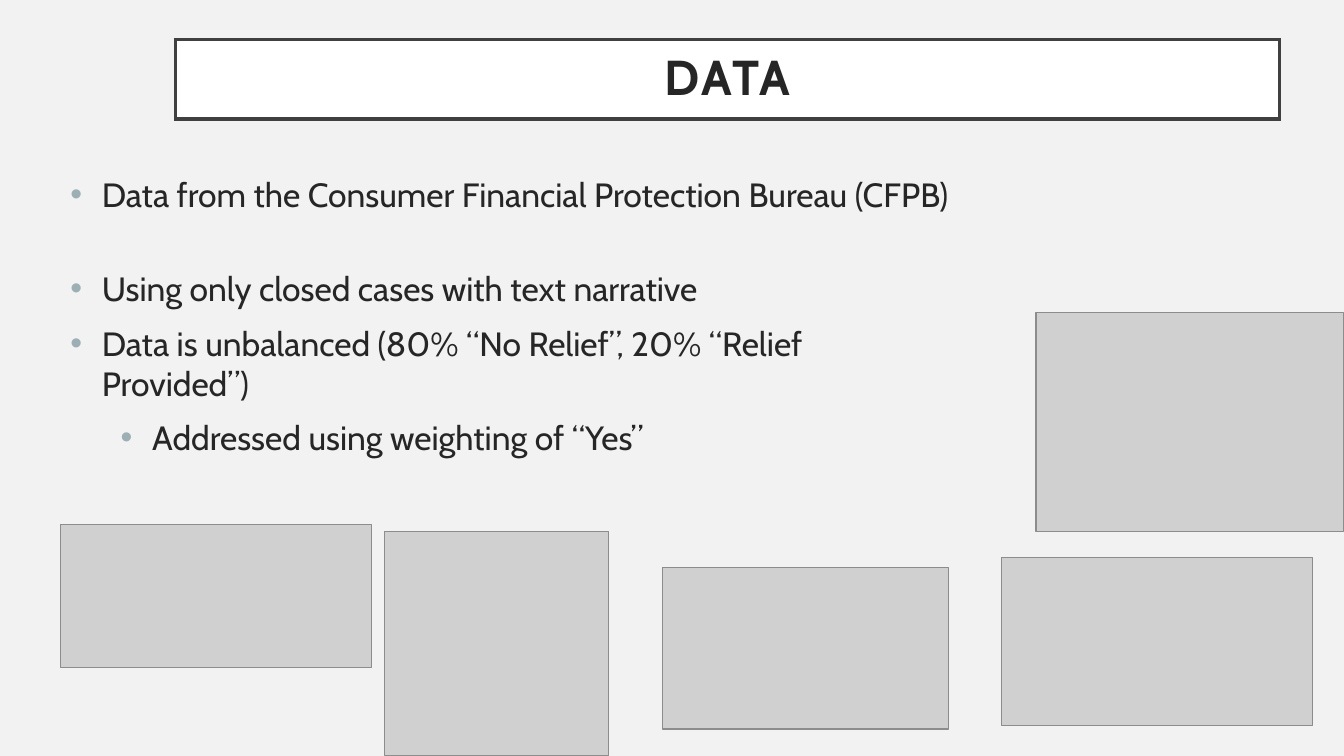
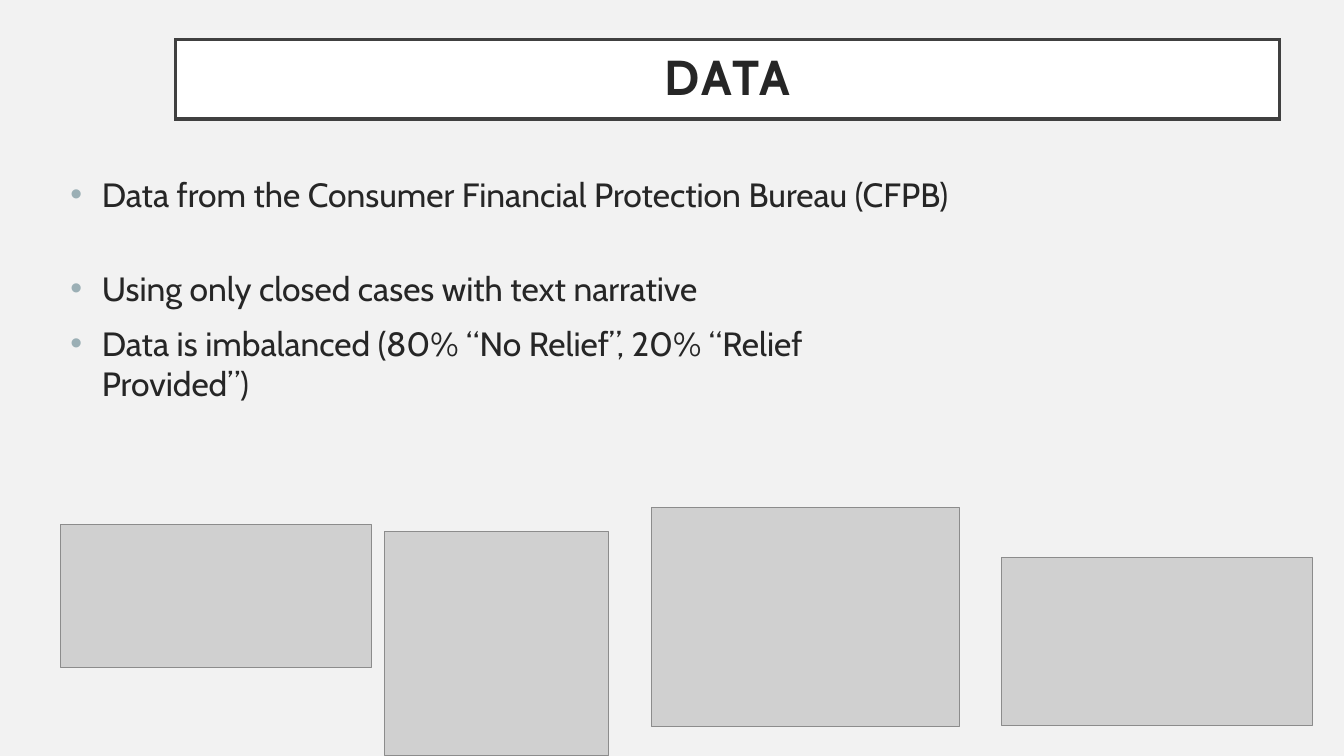
Before and after one commit to ChrisMichael11/Consumer_Complaint_Project, a slide deck: slide 4 of ppt/Consumer_Complaints.pptx. Drawn at 1344x756 pixels with LibreOffice and Linux fonts; fonts in the diff are those of the drawing; grey boxes stand for pictures. Boxes give left, top, right and bottom in pixels: in the first picture for what was removed or moved away, otherwise in the second. Text is boxed around its words. In the diff, an @@ line names an element or a change of style, - is before the commit and + after.

```diff
--- a/ppt/Consumer_Complaints.pptx
+++ b/ppt/Consumer_Complaints.pptx
@@ text at box(102, 330, 803, 401): text changed @@
-• Data is unbalanced (80% “No Relief”, 20% “Relief Provided”)
-  • Addressed using weighting of “Yes”
+• Data is imbalanced (80% “No Relief”, 20% “Relief Provided”)
@@ picture: place and size @@
-picture at box(1036, 313, 1344, 532)
+picture at box(651, 508, 960, 728)
@@ picture removed at box(662, 568, 949, 729) @@
```
Also in this commit, not shown: 2 other slides changed, 7 other files.
